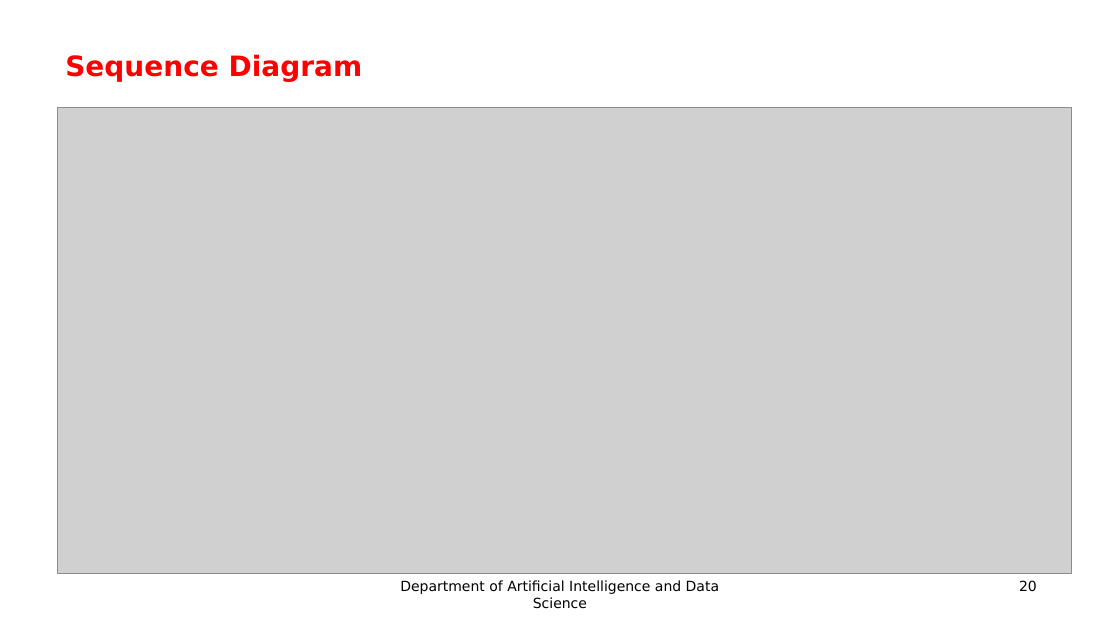
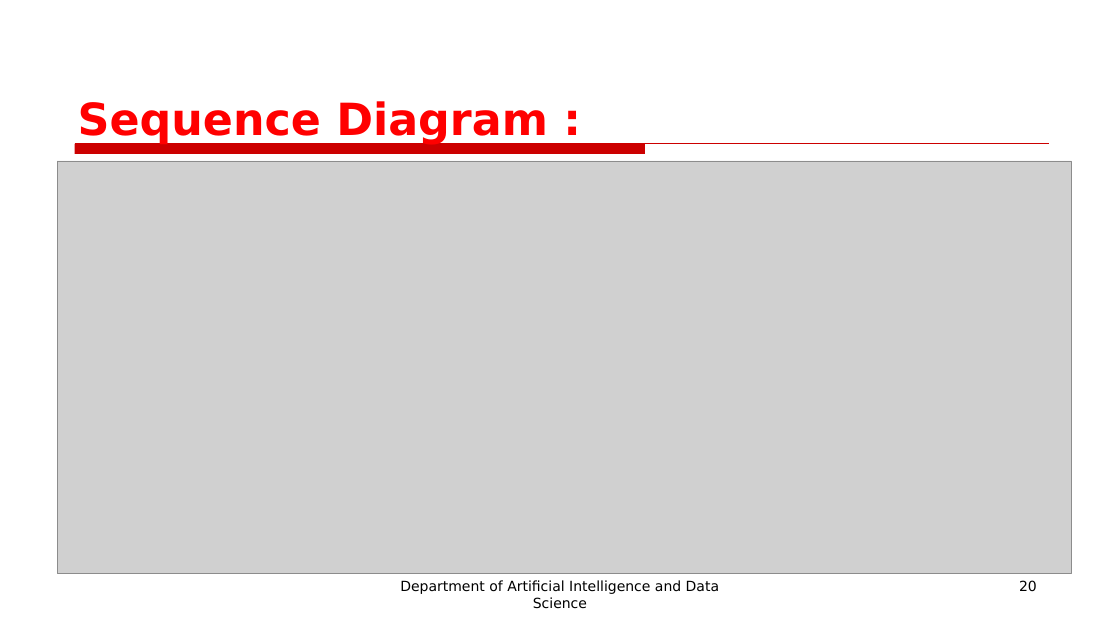
Before and after one commit to prasannak17/221801037_AD19541_SE, a slide deck: slide 20 of SE LAB EXAM PPT.pptx. Drawn at 1120x630 pixels with LibreOffice and Linux fonts; fonts in the diff are those of the drawing; grey boxes stand for pictures; background and template pictures are left out. Boxes give left, top, right and bottom in pixels: in the first picture for what was removed or moved away, otherwise in the second. Text is boxed around its words. In the diff, an @@ line names an element or a change of style, - is before the commit and + after.

```diff
--- a/SE LAB EXAM PPT.pptx
+++ b/SE LAB EXAM PPT.pptx
@@ text at box(78, 101, 548, 145): text changed; size 24 to 38 pt @@
-Sequence Diagram
+Sequence Diagram :
@@ freeform shape added at box(75, 144, 1049, 154), fill #CC0000, outline #CC0000 0.75 pt @@
@@ picture: place and size @@
-picture at box(57, 108, 1072, 574)
+picture at box(57, 161, 1072, 574)
```
Also in this commit, not shown: 16 other slides changed.
